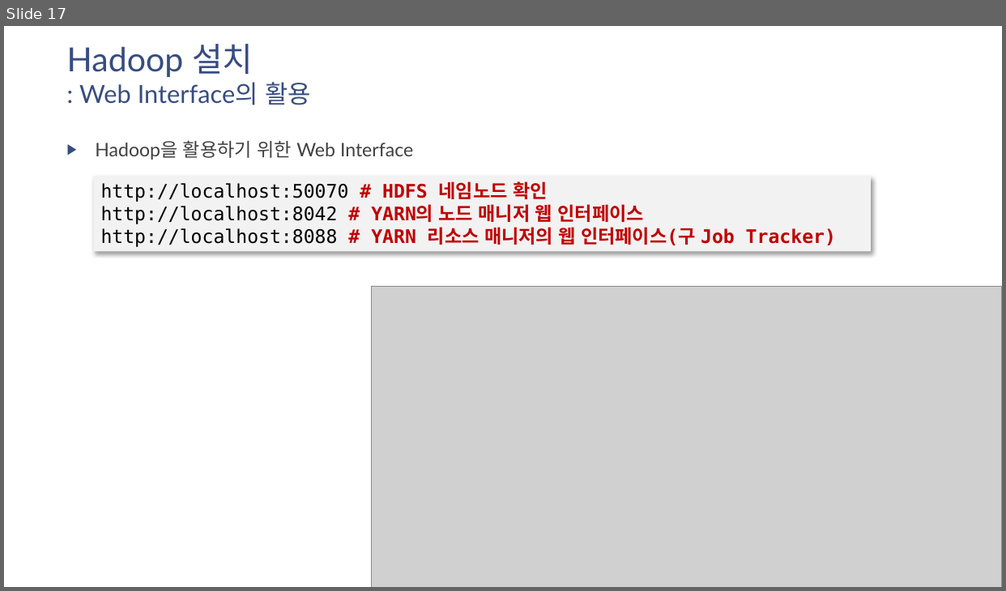
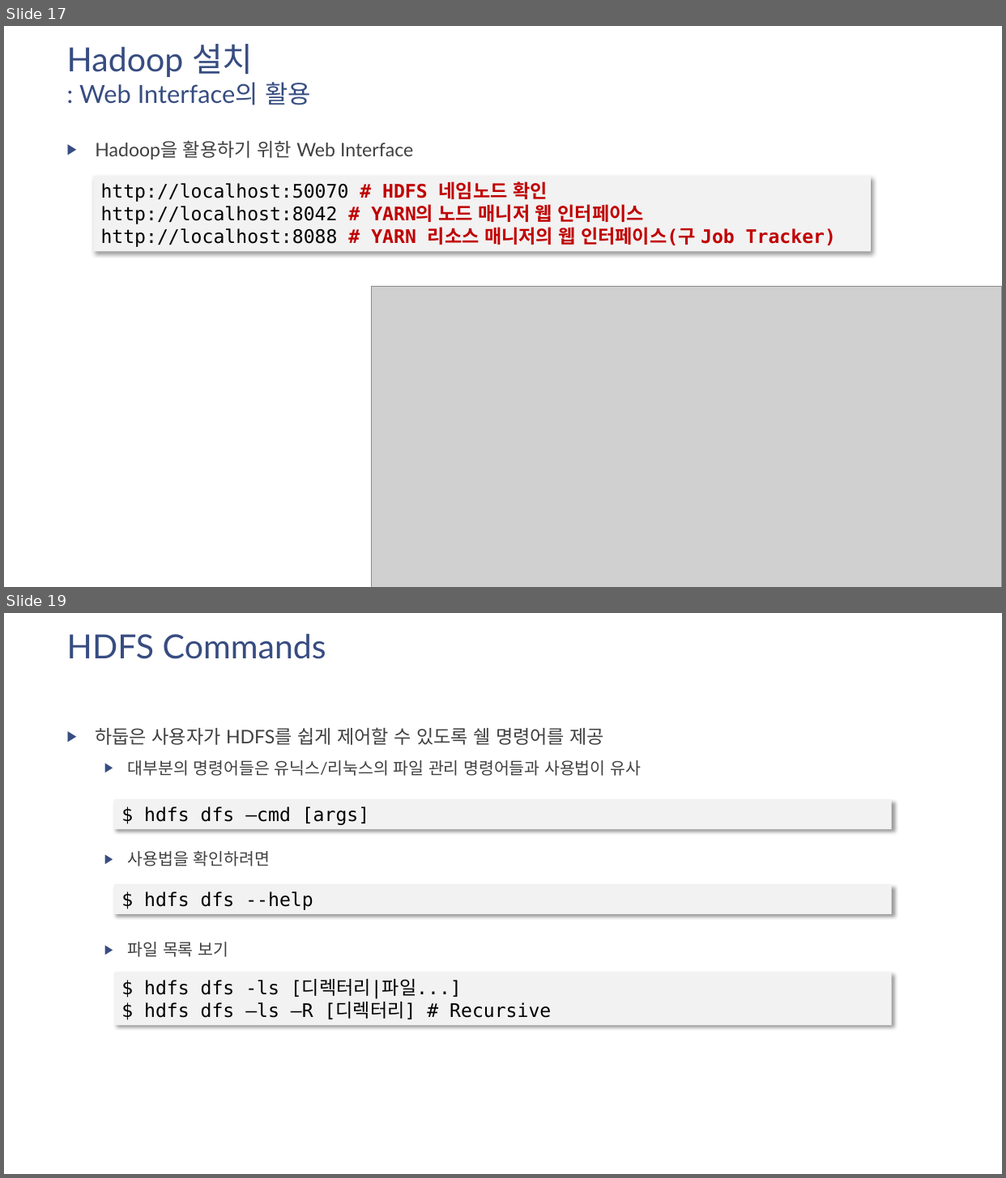
Before and after one commit to namsk/datascience-lecture-draft, a slide deck: slides/drafts/07-install-hadoop-on-centos7.pptx. Shown one above the other, each under a label of ours: slide 17 before the commit, slides 17 and 19 after it; the slides between them are not shown. The pictures are 1006x591 and 1006x1178 pixels, drawn with LibreOffice and Linux fonts; fonts in the diff are those of the drawing; grey boxes stand for pictures. Boxes give left, top, right and bottom in pixels: in the first picture for what was removed or moved away, otherwise in the second. Text is boxed around its words. In the diff, an @@ line names an element or a change of style, - is before the commit and + after.

```diff
--- a/slides/drafts/07-install-hadoop-on-centos7.pptx
+++ b/slides/drafts/07-install-hadoop-on-centos7.pptx
@@ slide 19 added at box(4, 613, 1002, 1174), background #FFFFFF @@
@@ title added at box(67, 633, 326, 659), 32 pt, text #384C81 @@
+HDFS Commands
@@ text added at box(95, 727, 641, 957), 16 pt, text #404040 @@
+▶ 하둡은 사용자가 HDFS를 쉽게 제어할 수 있도록 쉘 명령어를 제공
+  ▶ 대부분의 명령어들은 유닉스/리눅스의 파일 관리 명령어들과 사용법이 유사
+  ▶ 사용법을 확인하려면
+  ▶ 파일 목록 보기
@@ rectangle added at box(114, 799, 891, 829), fill #F2F2F2, 18 pt, text #000000 @@
+$ hdfs dfs –cmd [args]
@@ rectangle added at box(114, 884, 891, 914), fill #F2F2F2, 18 pt, text #000000 @@
+$ hdfs dfs --help
@@ rectangle added at box(114, 973, 891, 1025), fill #F2F2F2, 18 pt, text #000000 @@
+$ hdfs dfs -ls [디렉터리|파일...]
+$ hdfs dfs –ls –R [디렉터리] # Recursive
```
Also in this commit, not shown: 5 slides changed, 14 other slides added, 19 other files.
